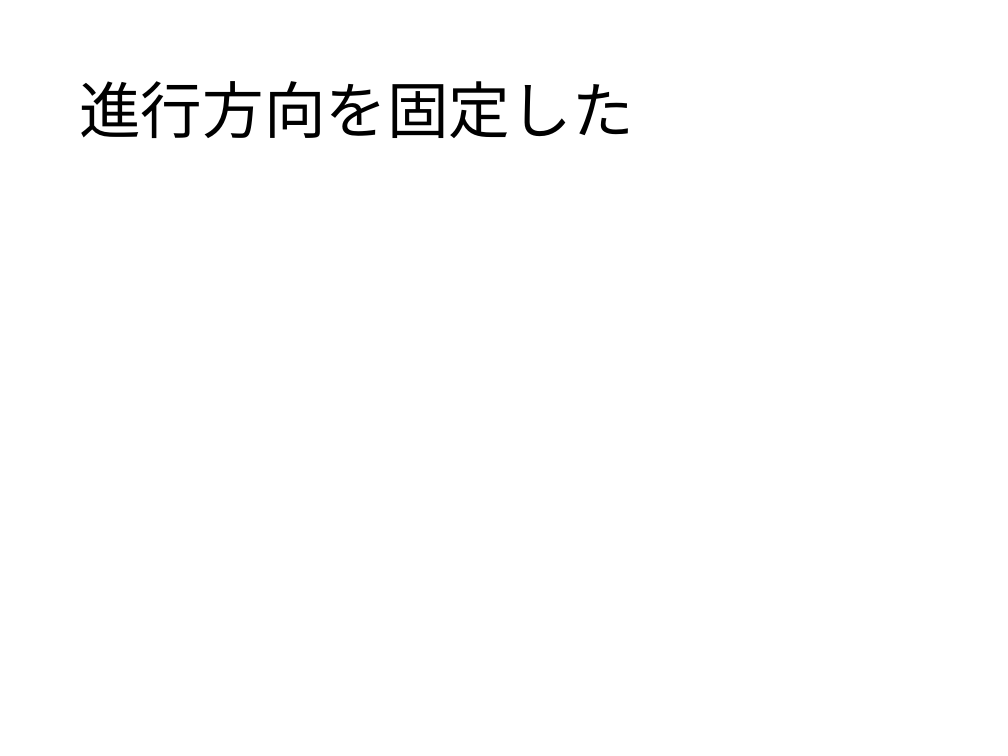
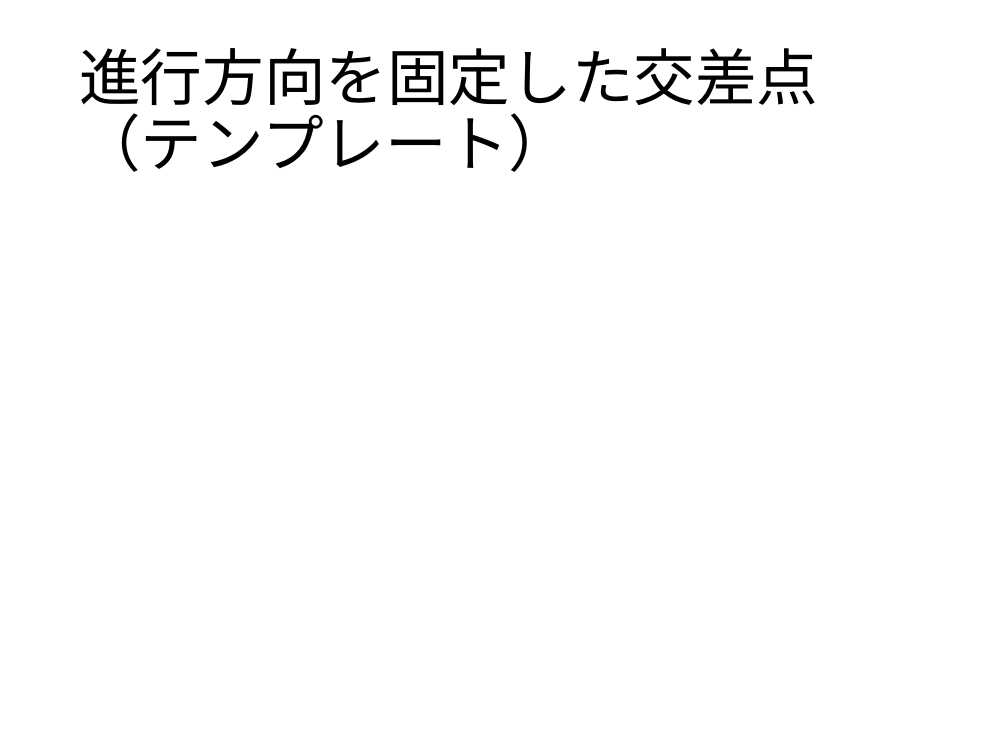
Before and after one commit to Sahara62/graduateResearch, a slide deck: slide 6 of GraduateSlide.pptx (slide 7 before the commit). Drawn at 1008x756 pixels with LibreOffice and Linux fonts; fonts in the diff are those of the drawing. Boxes give left, top, right and bottom in pixels: in the first picture for what was removed or moved away, otherwise in the second. Text is boxed around its words. In the diff, an @@ line names an element or a change of style, - is before the commit and + after.

```diff
--- a/GraduateSlide.pptx
+++ b/GraduateSlide.pptx
@@ title at box(79, 48, 818, 172): text changed @@
-進行方向を固定した
+進行方向を固定した交差点（テンプレート）
```
Also in this commit, not shown: 5 other slides changed, 4 slides added, 1 slide removed, 3 other files.
